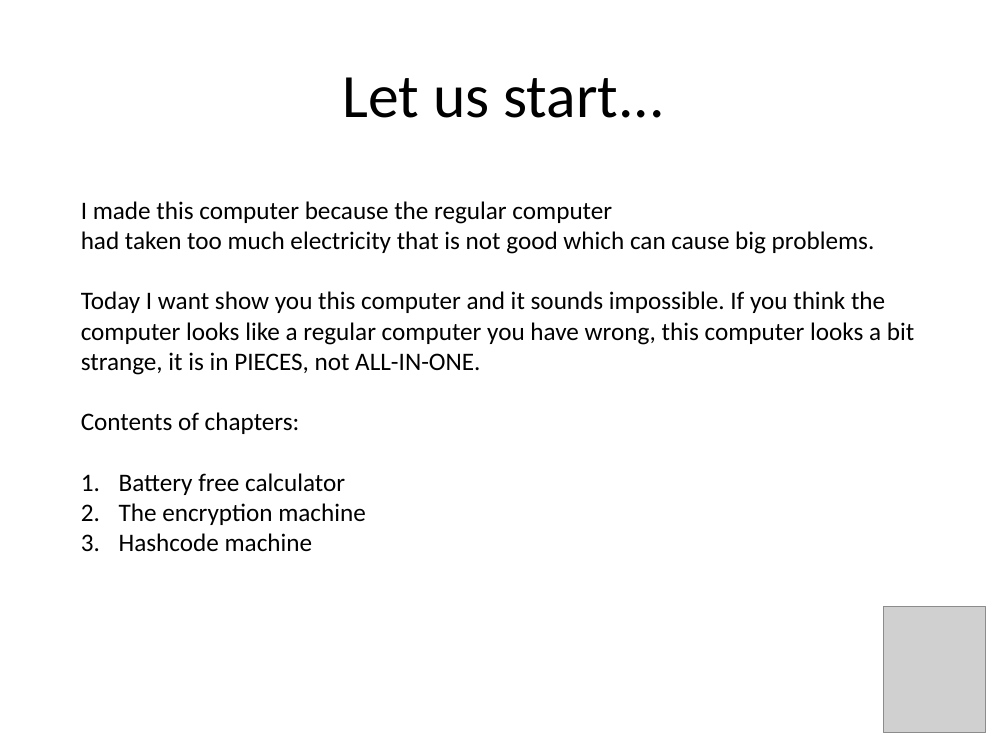
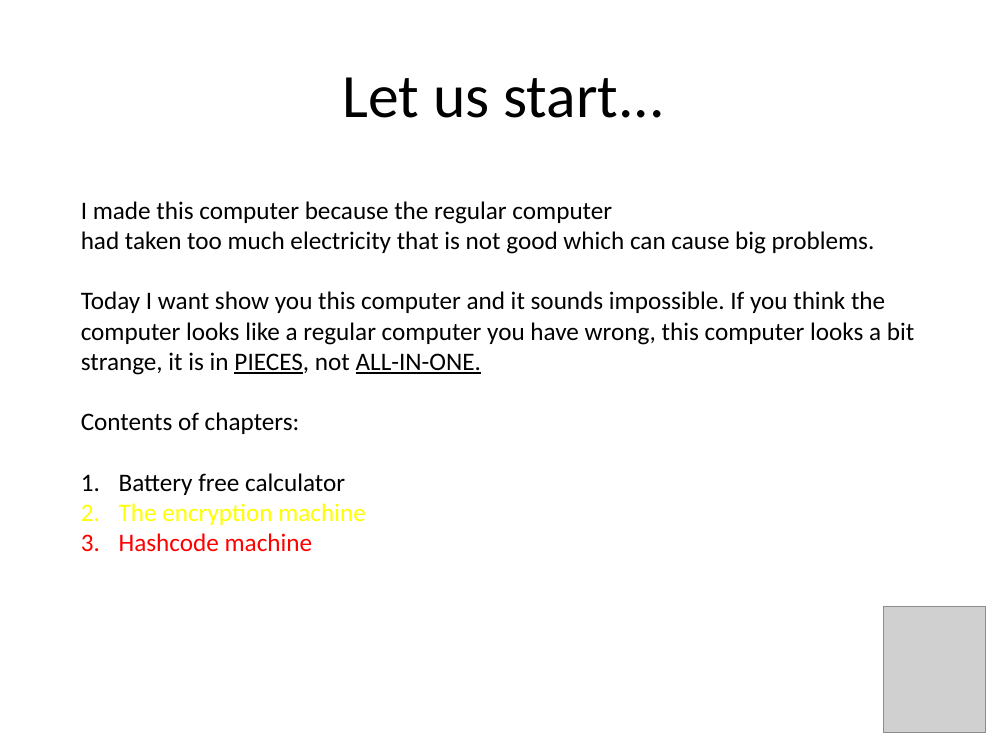
Before and after one commit to mo-mosverkstad/my_ideas, a slide deck: slide 2 of battery_free_computer/The_battery_free_computer.pptx (slide 3 before the commit). Drawn at 1008x756 pixels with LibreOffice and Linux fonts; fonts in the diff are those of the drawing; grey boxes stand for pictures. Boxes give left, top, right and bottom in pixels: in the first picture for what was removed or moved away, otherwise in the second. Text is boxed around its words. In the diff, an @@ line names an element or a change of style, - is before the commit and + after.

```diff
--- a/battery_free_computer/The_battery_free_computer.pptx
+++ b/battery_free_computer/The_battery_free_computer.pptx
@@ text at (81,291,914,551): underline on in "PIECES, ALL-IN-ONE."; text colour #000000 to #FFFF00 in "The encryption machine"; text colour #000000 to #FF0000 in "Hashcode machine" @@
```
Also in this commit, not shown: 7 other slides changed, 3 slides added, 4 slides removed.
